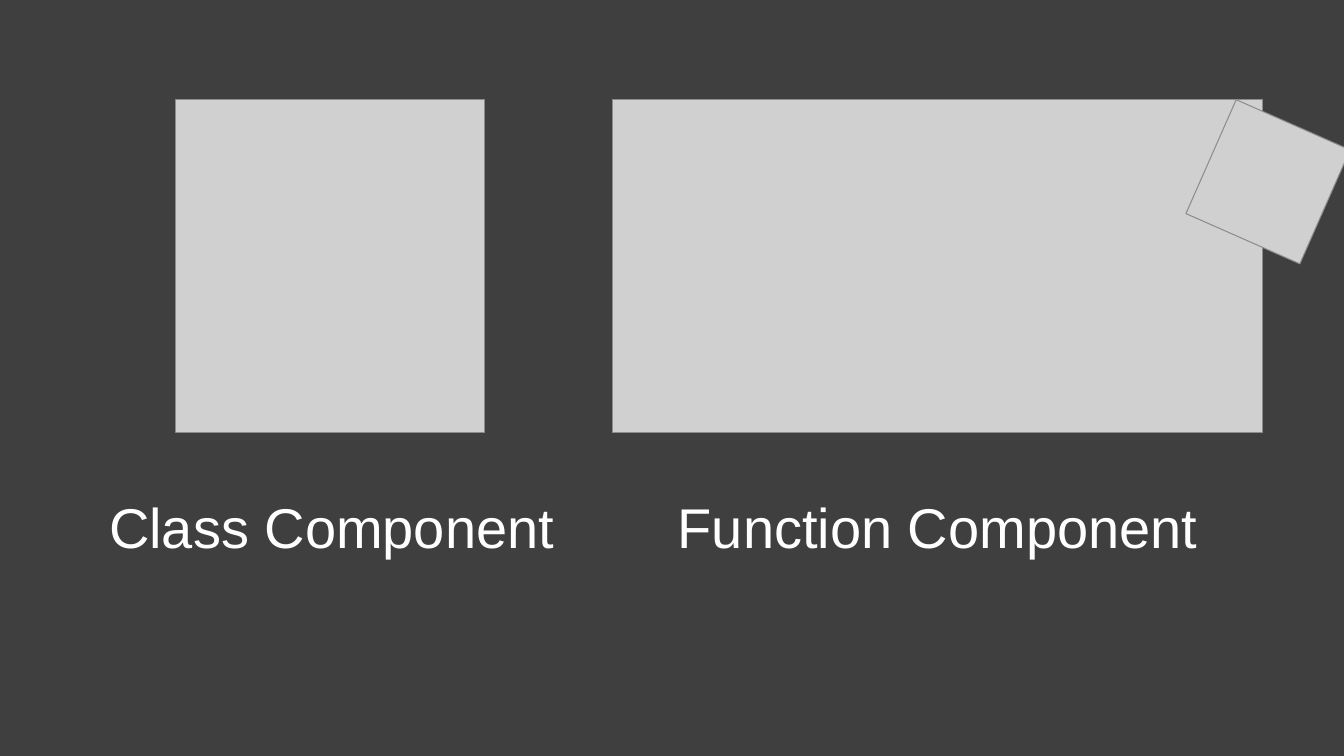
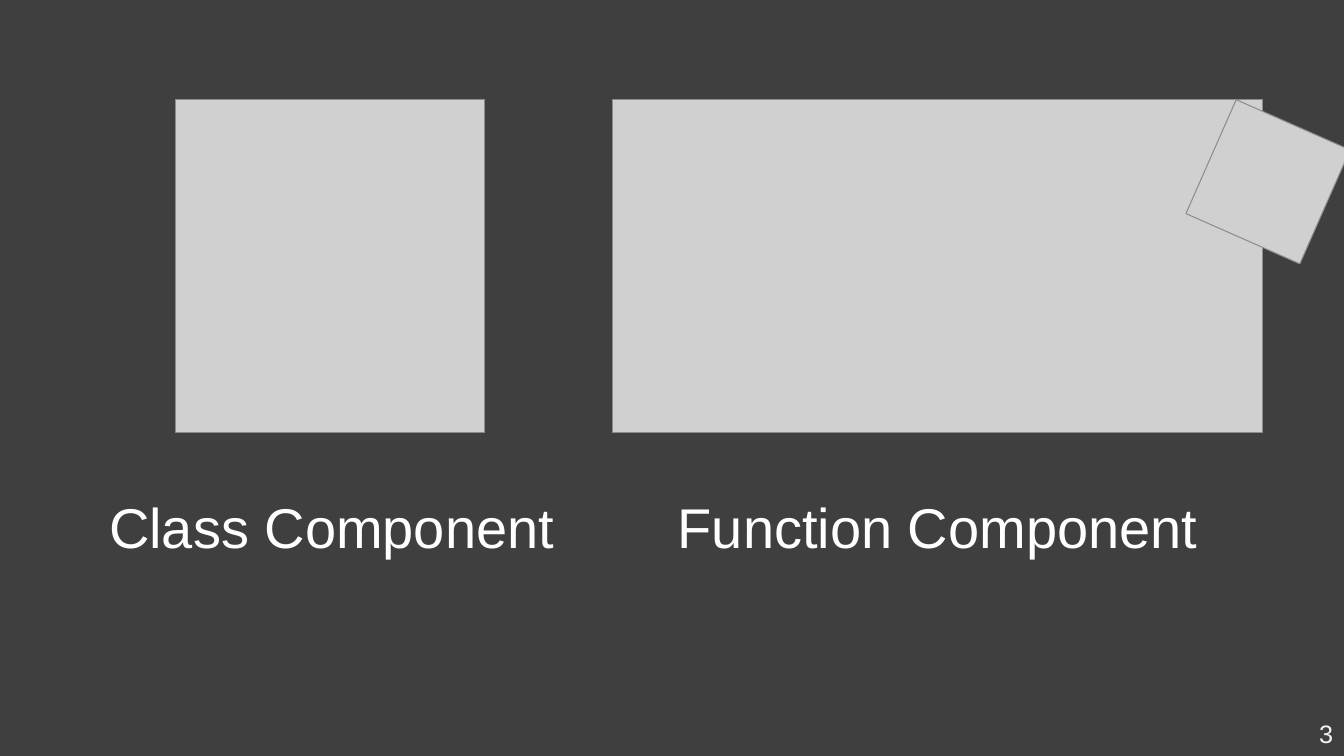
Before and after one commit to Kader-coder/React-Hooks, a slide deck: slide 3 of PPT/React Hooks &.pptx. Drawn at 1344x756 pixels with LibreOffice and Linux fonts; fonts in the diff are those of the drawing; grey boxes stand for pictures. Boxes give left, top, right and bottom in pixels: in the first picture for what was removed or moved away, otherwise in the second. Text is boxed around its words. In the diff, an @@ line names an element or a change of style, - is before the commit and + after.

```diff
--- a/PPT/React Hooks &.pptx
+++ b/PPT/React Hooks &.pptx
@@ page number added at [1319,725,1333,743], 18 pt, text #F2F2F2 @@
+3
```
Also in this commit, not shown: 13 other slides changed, 9 slides added, 4 slides removed, 3 other files.
